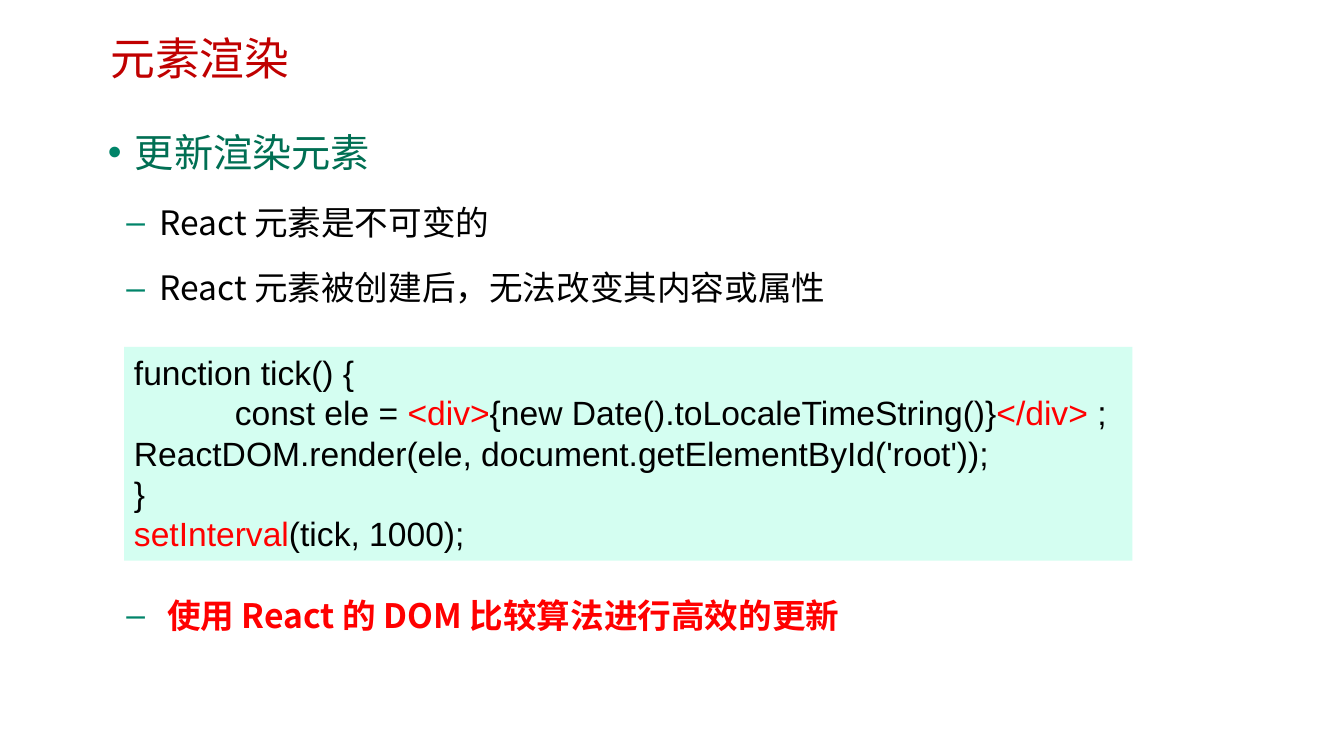
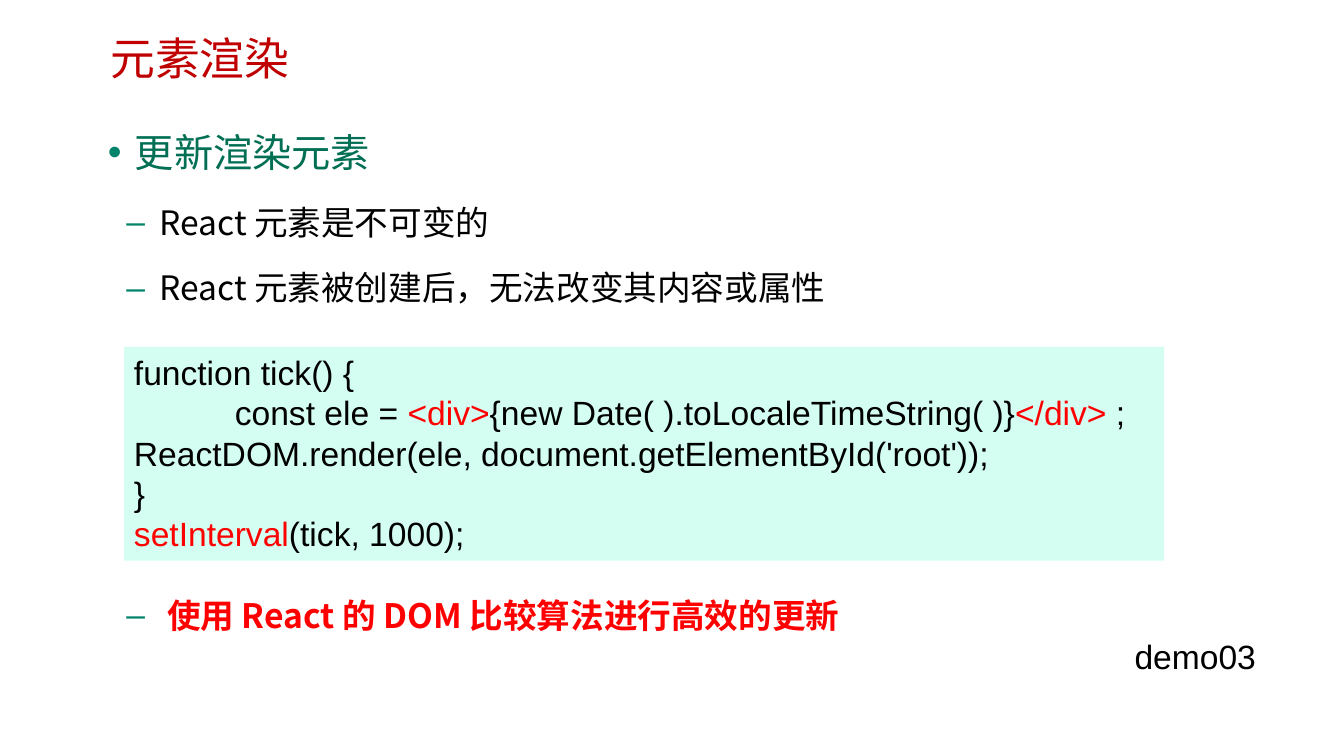
Before and after one commit to HL1115/react, a slide deck: slide 9 of reactjs/ppt/1-2 React基础语法.pptx. Drawn at 1344x756 pixels with LibreOffice and Linux fonts; fonts in the diff are those of the drawing; background and template pictures are left out. Boxes give left, top, right and bottom in pixels: in the first picture for what was removed or moved away, otherwise in the second. Text is boxed around its words. In the diff, an @@ line names an element or a change of style, - is before the commit and + after.

```diff
--- a/reactjs/ppt/1-2 React基础语法.pptx
+++ b/reactjs/ppt/1-2 React基础语法.pptx
@@ rectangle "function tick() {": place and size @@
-rectangle "function tick() {" at [124, 347, 1132, 561]
+rectangle "function tick() {" at [124, 347, 1165, 561]
@@ text in rectangle at [134, 400, 1107, 473]: spaces changed @@
-const ele = <div>{new Date().toLocaleTimeString()}</div> ; ReactDOM.render(ele, document.getElementById('root'));
+const ele = <div>{new Date( ).toLocaleTimeString( )}</div> ; ReactDOM.render(ele, document.getElementById('root'));
@@ text added at [1135, 644, 1256, 670], 24 pt, text #000000 @@
+demo03
```
Also in this commit, not shown: 8 other slides changed, 3 slides added, 7 other files.
